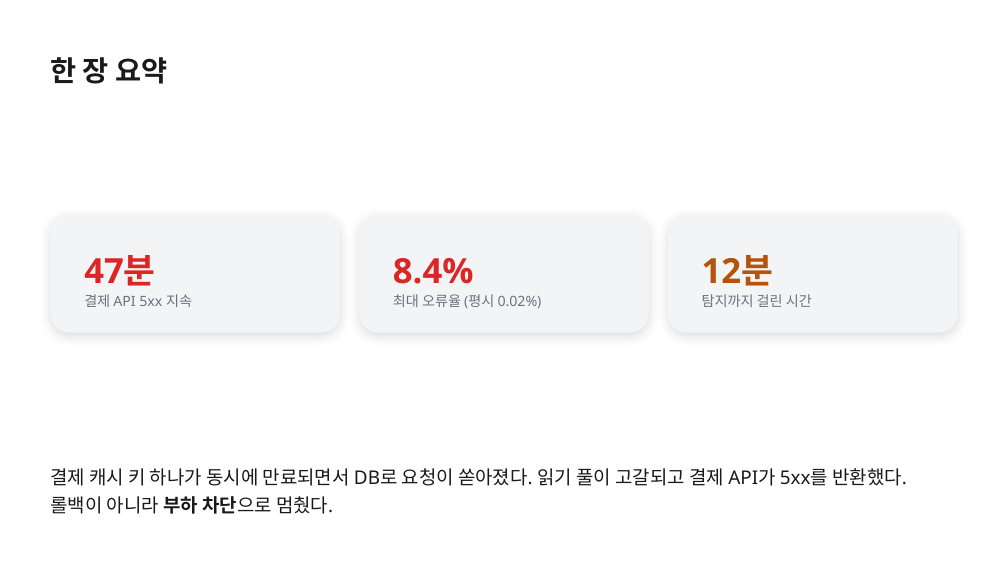
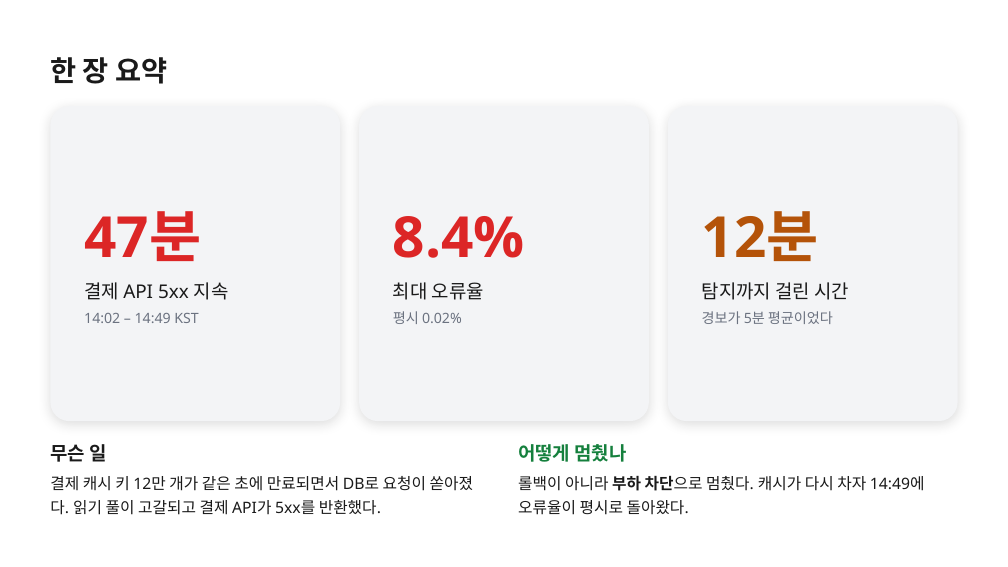
Before and after one commit to k2sebeom/balpyo, a slide deck: slide 2 of examples/showcase/decks/incident-postmortem/inc-2431-장애-회고.pptx. Drawn at 1008x567 pixels with LibreOffice and Linux fonts; fonts in the diff are those of the drawing. Boxes give left, top, right and bottom in pixels: in the first picture for what was removed or moved away, otherwise in the second. Text is boxed around its words. In the diff, an @@ line names an element or a change of style, - is before the commit and + after.

```diff
--- a/examples/showcase/decks/incident-postmortem/inc-2431-장애-회고.pptx
+++ b/examples/showcase/decks/incident-postmortem/inc-2431-장애-회고.pptx
@@ rounded rectangle added at <box>51,106,340,421</box>, fill #F3F4F6 @@
@@ rounded rectangle added at <box>359,106,649,421</box>, fill #F3F4F6 @@
@@ rounded rectangle added at <box>668,106,957,421</box>, fill #F3F4F6 @@
@@ text added at <box>84,211,201,261</box>, 54 pt, text #DC2626, bold @@
+47분
@@ text added at <box>393,216,525,258</box>, 54 pt, text #DC2626, bold @@
+8.4%
@@ text added at <box>702,211,819,261</box>, 54 pt, text #B45309, bold @@
+12분
@@ text at <box>84,255,156,286</box>: paragraph removed @@
-47분
@@ text at <box>702,255,774,286</box>: paragraph removed @@
-12분
@@ text "결제 API 5xx 지속" at <box>84,282,229,300</box>: size 13.5 to 18 pt, text colour #6B7280 to #1A1A1A; line spacing 18.9pt to 27pt; fill #F3F4F6 to none; shadow off @@
@@ text "결제 API 5xx 지속": place and size @@
-text "결제 API 5xx 지속" at <box>51,215,340,333</box>
+text "결제 API 5xx 지속" at <box>84,282,229,300</box>
@@ text at <box>393,282,484,300</box>: text changed; size 13.5 to 18 pt; text colour #6B7280 to #1A1A1A @@
-8.4%
-최대 오류율 (평시 0.02%)
+최대 오류율
@@ text "최대 오류율": place and size @@
-text "최대 오류율" at <box>359,215,649,333</box>
+text "최대 오류율" at <box>393,282,484,300</box>
@@ text "최대 오류율" at <box>393,282,484,300</box>: fill #F3F4F6 to none; shadow off @@
@@ text "탐지까지 걸린 시간": place and size @@
-text "탐지까지 걸린 시간" at <box>668,215,957,333</box>
+text "탐지까지 걸린 시간" at <box>702,282,849,300</box>
@@ text "탐지까지 걸린 시간" at <box>702,282,849,300</box>: size 13.5 to 18 pt, text colour #6B7280 to #1A1A1A; line spacing 18.9pt to 27pt; fill #F3F4F6 to none; shadow off @@
@@ text added at <box>84,313,198,323</box>, 13.5 pt, text #6B7280 @@
+14:02 – 14:49 KST
@@ text added at <box>393,311,462,324</box>, 13.5 pt, text #6B7280 @@
+평시 0.02%
@@ text added at <box>702,311,833,324</box>, 13.5 pt, text #6B7280 @@
+경보가 5분 평균이었다
@@ text added at <box>50,444,106,462</box>, 18 pt, text #1A1A1A, bold @@
+무슨 일
@@ text added at <box>518,444,627,462</box>, 18 pt, text #15803D, bold @@
+어떻게 멈췄나
@@ text at <box>50,476,473,515</box>: text changed; size 18 to 15 pt @@
-결제 캐시 키 하나가 동시에 만료되면서 DB로 요청이 쏟아졌다. 읽기 풀이 고갈되고 결제 API가 5xx를 반환했다. 롤백이 아니라 부하 차단으로 멈췄다.
+결제 캐시 키 12만 개가 같은 초에 만료되면서 DB로 요청이 쏟아졌다. 읽기 풀이 고갈되고 결제 API가 5xx를 반환했다.
@@ text added at <box>518,476,925,515</box>, 15 pt, text #1A1A1A @@
+롤백이 아니라 부하 차단으로 멈췄다. 캐시가 다시 차자 14:49에 오류율이 평시로 돌아왔다.
```
Also in this commit, not shown: 8 other slides changed, 14 other files.
